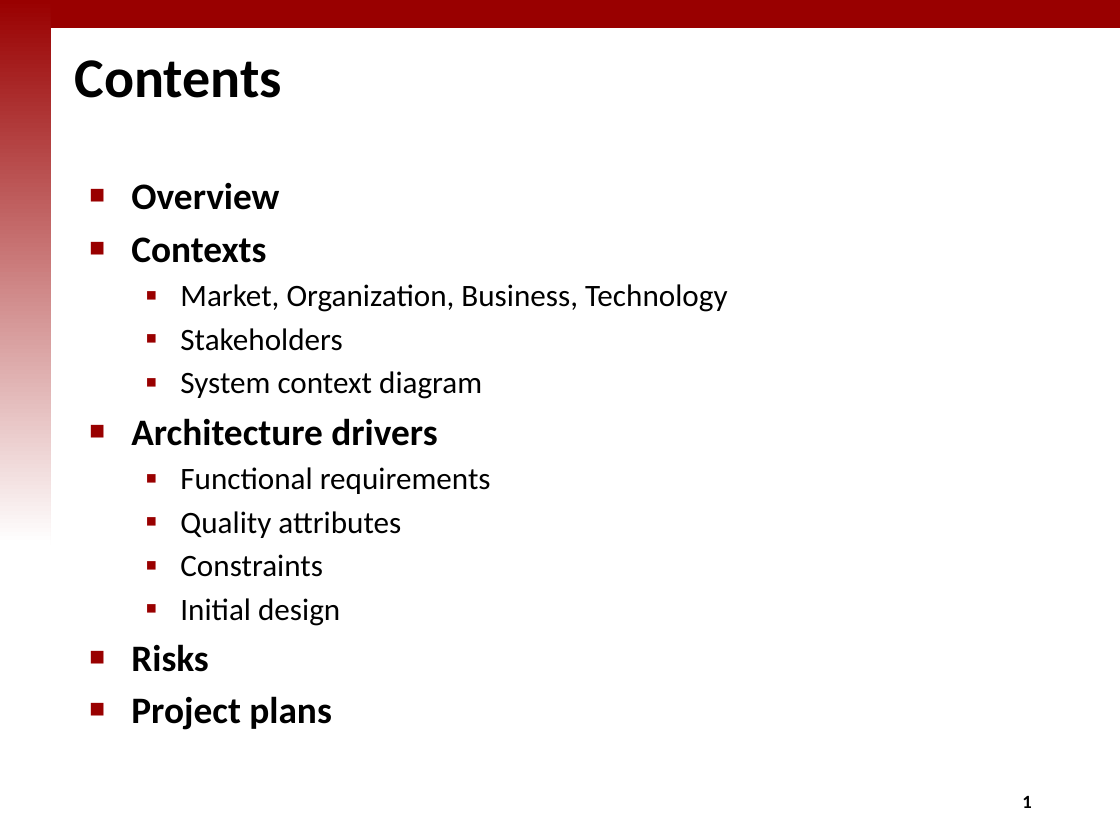
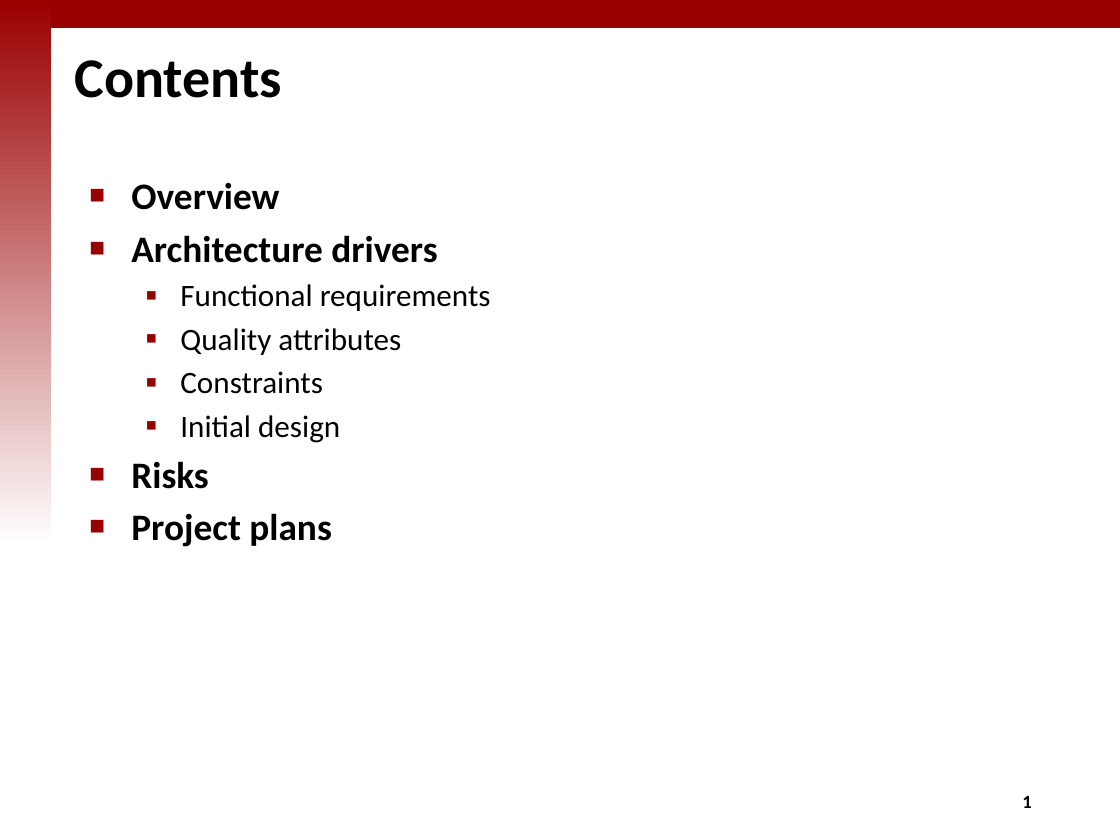
Before and after one commit to iluvjinhee/SureParkSystem, a slide deck: slide 2 of DesignDocument/(5Team_Presentation_002) Final presentation.pptx. Drawn at 1120x840 pixels with LibreOffice and Linux fonts; fonts in the diff are those of the drawing; background and template pictures are left out. Boxes give left, top, right and bottom in pixels: in the first picture for what was removed or moved away, otherwise in the second. Text is boxed around its words. In the diff, an @@ line names an element or a change of style, - is before the commit and + after.

```diff
--- a/DesignDocument/(5Team_Presentation_002) Final presentation.pptx
+++ b/DesignDocument/(5Team_Presentation_002) Final presentation.pptx
@@ text at (x1=131, y1=237, x2=728, y2=399): paragraphs removed @@
-■ Contexts
-  ▪ Market, Organization, Business, Technology
-  ▪ Stakeholders
-  ▪ System context diagram
```
Also in this commit, not shown: 1 other slide changed, 3 other files.
